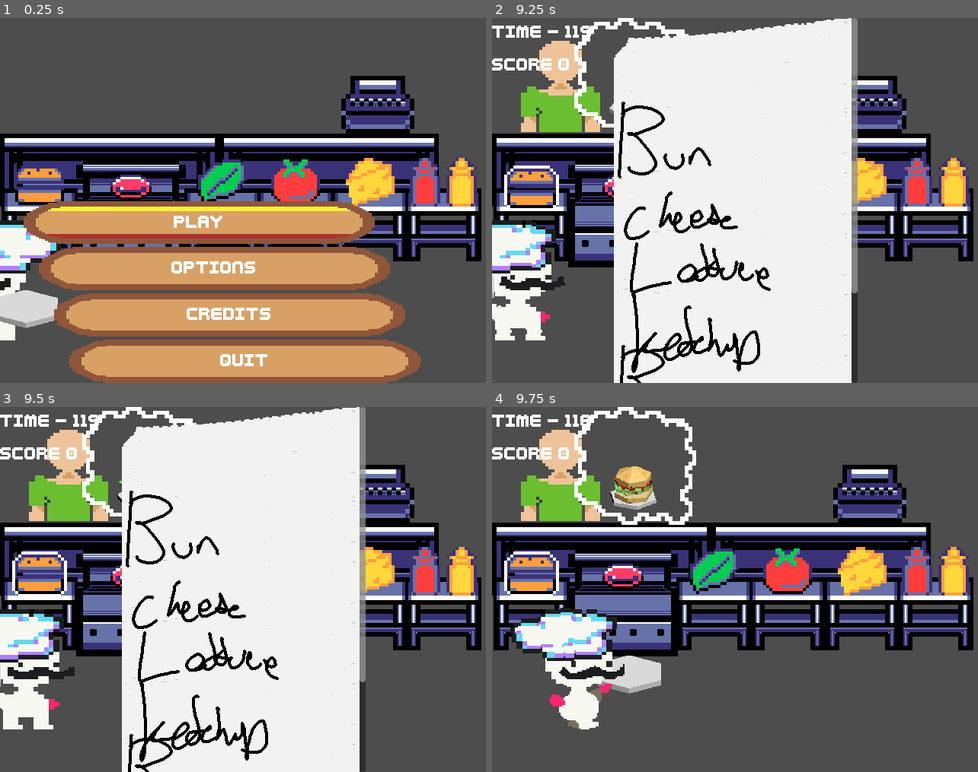
Above: before the commit, frames 1-4 (two rows, left to right).
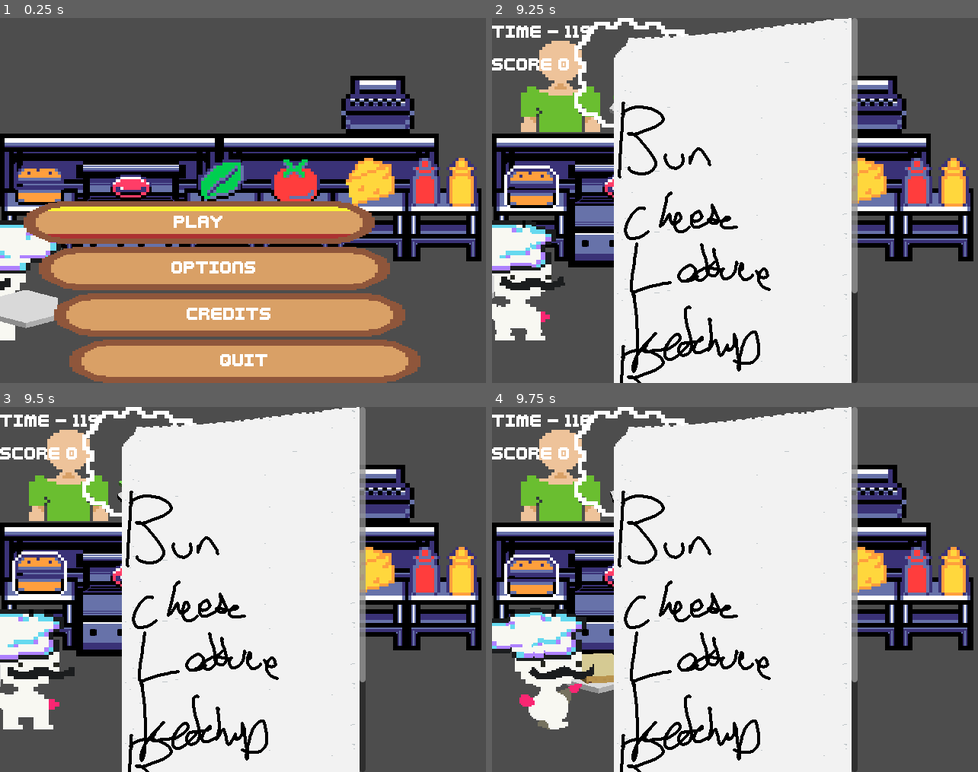
Above: after the commit, the same moments.

Repository: LettucePie/burgert
Game: Godot game, scene res://scenes/play.tscn
Same seed, same stepped clock (60 frames per second), same inputs: the game is played once before the commit and once after it.
Inputs:
- Up to frame 1 (0.25 s): no input
- Up to frame 2 (9.25 s): click "Play" at 0.5 s; tap Enter (menu) at 1.25, 5.65 s; hold Right (right) 1.28-2.03 s; tap Z (confirm) at 1.35, 3.6, 5.1, 6.6, 8.85 s; hold Down (down) 2.03-2.75 s; tap C (special1) at 2.1, 4.35, 5.85, 7.35 s; click "RESUME" at 2.75 s; hold Right (right) 3.53-4.28 s; hold Up (up) 4.28-5.03 s; hold Left (left) 5.03-6.53 s; hold Down (down) 6.53-7.28 s; hold Right (right) 7.28-8 s; click "Play" at 8 s; hold Up (up) from 8.78 s (still down)
- Up to frame 3 (9.5 s): keep holding Up (up)
- Up to frame 4 (9.75 s): release Up (up) at 9.53 s; hold Right (right) from 9.53 s (still down); tap C (special1) at 9.6 s

Frames 1-3 are identical in both runs. In frame 4, 52% of the frame differs, in the area x 0-76%, y 0-100%.

Commit message:
we have video game

Diff:
--- /dev/null
+++ b/assets/resources/fonts/scoreboard_settings.tres
@@ -0,0 +1,8 @@
+[gd_resource type="LabelSettings" load_steps=2 format=3 uid="uid://caxy0xglfp5b0"]
+
+[ext_resource type="FontFile" uid="uid://cx8yc8iwhrr32" path="res://third-party/kenney-nl/fonts/Kenney Pixel.ttf" id="1_qkesn"]
+
+[resource]
+font = ExtResource("1_qkesn")
+font_size = 38
+shadow_color = Color(0, 0, 0, 0.47451)
--- a/scenes/game/chef.gd
+++ b/scenes/game/chef.gd
@@ -36,6 +36,7 @@
 	direction = "R"
 	anim_tree.set("parameters/conditions/idle_R", true)
 	submitting_burger = false
+	active = true
 
 
 func set_station(ws : Workstation):
--- a/scenes/game/game.gd
+++ b/scenes/game/game.gd
@@ -2,11 +2,14 @@
 class_name Game
 
 signal game_paused()
+signal game_finished()
+signal game_over()
 
 @export var kitchen : Kitchen
 @export var hud : HUD
 @export var chef : Chef
 @export var submit : Submit
+@export var results : Results
 @export var order_point_time_curve : Curve
 var game_started : bool = false
 
@@ -50,6 +53,7 @@
 	$game_timer.start(120)
 	hud.set_timer($game_timer)
 	hud.set_score(current_score)
+	results.hide()
 	make_new_order()
 
 
@@ -57,6 +61,7 @@
 	if game_started:
 		chef.reset_chef()
 		submit.set_playing(false, 0)
+	results.hide()
 	game_started = false
 	hud.hide()
 	$game_timer.stop()
@@ -143,7 +148,8 @@
 	"\ntime_score: ", time_score)
 	submission_total = burger_score + time_score
 	adjust_score(submission_total)
-	game_accuracies.append(correct_placements / current_order.size())
+	var accuracy = float(correct_placements) / float(current_order.size())
+	game_accuracies.append(accuracy)
 	make_new_order()
 
 
@@ -164,3 +170,18 @@
 	chef.current_burger.refresh_plate()
 	chef.submitting_burger = false
 	submit.set_playing(false, 0)
+
+
+func _on_game_timer_timeout():
+	$game_timer.stop()
+	game_started = false
+	chef.active = false
+	chef.submitting_burger = false
+	hud.show_order(false)
+	submit.set_playing(false, 0)
+	results.display_results(game_accuracies, current_score)
+	emit_signal("game_finished")
+
+
+func _on_results_finished_results():
+	emit_signal("game_over")
--- a/scenes/game/game.tscn
+++ b/scenes/game/game.tscn
@@ -7,6 +7,7 @@
 [ext_resource type="Texture2D" uid="uid://diy084d1dycgc" path="res://assets/sprites/ui/crosshair.png" id="3_de6vf"]
 [ext_resource type="PackedScene" uid="uid://b3715nb5f0qc3" path="res://scenes/ui/hud.tscn" id="3_wdtco"]
 [ext_resource type="Texture2D" uid="uid://cs2gjbmi4f3jj" path="res://assets/sprites/ui/dot.png" id="4_qu4ek"]
+[ext_resource type="PackedScene" uid="uid://m6bxbm4udcdw" path="res://scenes/ui/results.tscn" id="8_40o0c"]
 
 [sub_resource type="Curve" id="Curve_qcuyr"]
 _data = [Vector2(0, 1), 0.0, -0.160609, 0, 1, Vector2(0.342105, 0.945055), -0.404112, -0.404112, 0, 0, Vector2(1, 0), -1.43648, 0.0, 1, 0]
@@ -15,13 +16,14 @@
 [sub_resource type="CircleShape2D" id="CircleShape2D_p5ec3"]
 radius = 22.2036
 
-[node name="Game" type="Node" node_paths=PackedStringArray("kitchen", "hud", "chef", "submit")]
+[node name="Game" type="Node" node_paths=PackedStringArray("kitchen", "hud", "chef", "submit", "results")]
 process_mode = 1
 script = ExtResource("1_ebpk4")
 kitchen = NodePath("kitchen_a")
 hud = NodePath("hud")
 chef = NodePath("chef")
 submit = NodePath("submit")
+results = NodePath("results")
 order_point_time_curve = SubResource("Curve_qcuyr")
 
 [node name="kitchen_a" parent="." instance=ExtResource("1_xsld7")]
@@ -56,6 +58,11 @@
 visible = false
 z_index = 1
 
+[node name="results" parent="." instance=ExtResource("8_40o0c")]
+process_mode = 2
+visible = false
+z_index = 2
+
 [node name="game_timer" type="Timer" parent="."]
 wait_time = 120.0
 
@@ -64,3 +71,5 @@
 [connection signal="cancel_burger_submission" from="chef" to="." method="_on_chef_cancel_burger_submission"]
 [connection signal="start_burger_submission" from="chef" to="." method="_on_chef_start_burger_submission"]
 [connection signal="submit_burger" from="chef" to="." method="_on_chef_submit_burger"]
+[connection signal="finished_results" from="results" to="." method="_on_results_finished_results"]
+[connection signal="timeout" from="game_timer" to="." method="_on_game_timer_timeout"]
--- a/scenes/play.gd
+++ b/scenes/play.gd
@@ -24,6 +24,10 @@
 	main_menu.set_state(MainMenu.SCREENS.PAUSE)
 
 
+func _on_game_game_finished():
+	get_tree().paused = true
+
+
 func _on_main_menu_resume_play():
 	get_tree().paused = false
 
@@ -31,3 +35,8 @@
 func _on_main_menu_quit_play():
 	get_tree().paused = true
 	game_scene.stop_game()
+
+
+func _on_game_game_over():
+	_on_main_menu_quit_play()
+	main_menu.set_state(MainMenu.SCREENS.MAIN)
--- a/scenes/play.tscn
+++ b/scenes/play.tscn
@@ -15,6 +15,8 @@
 [node name="MainMenu" parent="." instance=ExtResource("1_8ijes")]
 z_index = 2
 
+[connection signal="game_finished" from="Game" to="." method="_on_game_game_finished"]
+[connection signal="game_over" from="Game" to="." method="_on_game_game_over"]
 [connection signal="game_paused" from="Game" to="." method="_on_game_game_paused"]
 [connection signal="quit_play" from="MainMenu" to="." method="_on_main_menu_quit_play"]
 [connection signal="resume_play" from="MainMenu" to="." method="_on_main_menu_resume_play"]
--- a/scenes/ui/main_menu.gd
+++ b/scenes/ui/main_menu.gd
@@ -64,6 +64,8 @@
 func set_state(state : SCREENS):
 	anim.play("start")
 	current_screen = state
+	if state == SCREENS.MAIN:
+		$Main/Play.grab_focus()
 	if state == SCREENS.OPTIONS:
 		anim.play("options_open")
 	if state == SCREENS.CREDITS:
--- a/scenes/ui/main_menu.tscn
+++ b/scenes/ui/main_menu.tscn
@@ -524,6 +524,8 @@
 anchors_preset = 15
 anchor_right = 1.0
 anchor_bottom = 1.0
+offset_right = 640.0
+offset_bottom = 480.0
 grow_horizontal = 2
 grow_vertical = 2
 
@@ -607,7 +609,8 @@
 anchor_right = 1.0
 anchor_bottom = 1.0
 offset_left = -641.0
-offset_right = -641.0
+offset_right = -1.0
+offset_bottom = 480.0
 grow_horizontal = 2
 grow_vertical = 2
 
@@ -749,7 +752,8 @@
 anchor_right = 1.0
 anchor_bottom = 1.0
 offset_left = 640.0
-offset_right = 640.0
+offset_right = 1280.0
+offset_bottom = 480.0
 grow_horizontal = 2
 grow_vertical = 2
 
@@ -816,7 +820,7 @@
 anchor_right = 1.0
 anchor_bottom = 1.0
 offset_top = -480.0
-offset_bottom = -480.0
+offset_right = 640.0
 grow_horizontal = 2
 grow_vertical = 2
 
--- /dev/null
+++ b/scenes/ui/results.gd
@@ -0,0 +1,30 @@
+extends Control
+class_name Results
+
+signal finished_results()
+
+@onready var order_count : Label = $Panel/VBoxContainer/entry_1/ordercount
+@onready var accuracy : Label = $Panel/VBoxContainer/entry_2/accuracy
+@onready var score : Label = $Panel/VBoxContainer/entry_3/score
+@onready var finish_button : Button = $Panel/VBoxContainer/finish
+
+
+func _ready():
+	self.hide()
+
+
+func display_results(accuracies : PackedFloat32Array, game_score : int):
+	order_count.text = str(accuracies.size())
+	var accuracy_percent : float = 0.0
+	for a in accuracies:
+		print("Accuracy: ", a)
+		accuracy_percent += a
+	accuracy_percent /= accuracies.size()
+	accuracy.text = str(snapped((accuracy_percent * 100), 0.01)) + "%"
+	score.text = str(game_score)
+	self.show()
+	finish_button.grab_focus()
+
+
+func _on_finish_pressed():
+	emit_signal("finished_results")
--- /dev/null
+++ b/scenes/ui/results.tscn
@@ -0,0 +1,110 @@
+[gd_scene load_steps=4 format=3 uid="uid://m6bxbm4udcdw"]
+
+[ext_resource type="Theme" uid="uid://cwt3w4hm8o87b" path="res://assets/resources/ui/theme_a.tres" id="1_v5lsf"]
+[ext_resource type="Script" path="res://scenes/ui/results.gd" id="2_xe4yp"]
+[ext_resource type="LabelSettings" uid="uid://caxy0xglfp5b0" path="res://assets/resources/fonts/scoreboard_settings.tres" id="3_wqw0x"]
+
+[node name="results" type="Control"]
+layout_mode = 3
+anchors_preset = 15
+anchor_right = 1.0
+anchor_bottom = 1.0
+grow_horizontal = 2
+grow_vertical = 2
+theme = ExtResource("1_v5lsf")
+script = ExtResource("2_xe4yp")
+
+[node name="Panel" type="Panel" parent="."]
+layout_mode = 1
+anchors_preset = -1
+anchor_left = 0.1
+anchor_top = 0.1
+anchor_right = 0.9
+anchor_bottom = 0.9
+grow_horizontal = 2
+grow_vertical = 2
+
+[node name="VBoxContainer" type="VBoxContainer" parent="Panel"]
+layout_mode = 1
+anchors_preset = -1
+anchor_left = 0.1
+anchor_top = 0.1
+anchor_right = 0.9
+anchor_bottom = 0.9
+grow_horizontal = 2
+grow_vertical = 2
+
+[node name="Label" type="Label" parent="Panel/VBoxContainer"]
+layout_mode = 2
+text = "Results"
+horizontal_alignment = 1
+vertical_alignment = 1
+
+[node name="entry_1" type="HBoxContainer" parent="Panel/VBoxContainer"]
+layout_mode = 2
+size_flags_vertical = 6
+
+[node name="Label" type="Label" parent="Panel/VBoxContainer/entry_1"]
+layout_mode = 2
+size_flags_horizontal = 3
+text = "Orders Finished"
+label_settings = ExtResource("3_wqw0x")
+vertical_alignment = 1
+
+[node name="ordercount" type="Label" parent="Panel/VBoxContainer/entry_1"]
+layout_mode = 2
+size_flags_horizontal = 3
+text = "Value"
+label_settings = ExtResource("3_wqw0x")
+horizontal_alignment = 2
+vertical_alignment = 1
+
+[node name="entry_2" type="HBoxContainer" parent="Panel/VBoxContainer"]
+layout_mode = 2
+size_flags_vertical = 6
+
+[node name="Label" type="Label" parent="Panel/VBoxContainer/entry_2"]
+layout_mode = 2
+size_flags_horizontal = 3
+text = "Order Accuracy"
+label_settings = ExtResource("3_wqw0x")
+vertical_alignment = 1
+
+[node name="accuracy" type="Label" parent="Panel/VBoxContainer/entry_2"]
+layout_mode = 2
+size_flags_horizontal = 3
+text = "Value"
+label_settings = ExtResource("3_wqw0x")
+horizontal_alignment = 2
+vertical_alignment = 1
+
+[node name="entry_3" type="HBoxContainer" parent="Panel/VBoxContainer"]
+layout_mode = 2
+size_flags_vertical = 6
+
+[node name="Label" type="Label" parent="Panel/VBoxContainer/entry_3"]
+layout_mode = 2
+size_flags_horizontal = 3
+text = "Total Score"
+label_settings = ExtResource("3_wqw0x")
+vertical_alignment = 1
+
+[node name="score" type="Label" parent="Panel/VBoxContainer/entry_3"]
+layout_mode = 2
+size_flags_horizontal = 3
+text = "Value"
+label_settings = ExtResource("3_wqw0x")
+horizontal_alignment = 2
+vertical_alignment = 1
+
+[node name="finish" type="Button" parent="Panel/VBoxContainer"]
+custom_minimum_size = Vector2(0, 54)
+layout_mode = 2
+size_flags_vertical = 6
+focus_neighbor_left = NodePath(".")
+focus_neighbor_top = NodePath(".")
+focus_neighbor_right = NodePath(".")
+focus_neighbor_bottom = NodePath(".")
+text = "Finish"
+
+[connection signal="pressed" from="Panel/VBoxContainer/finish" to="." method="_on_finish_pressed"]
Not shown: 1 places in scenes/game/game.tscn that only renumber resources
